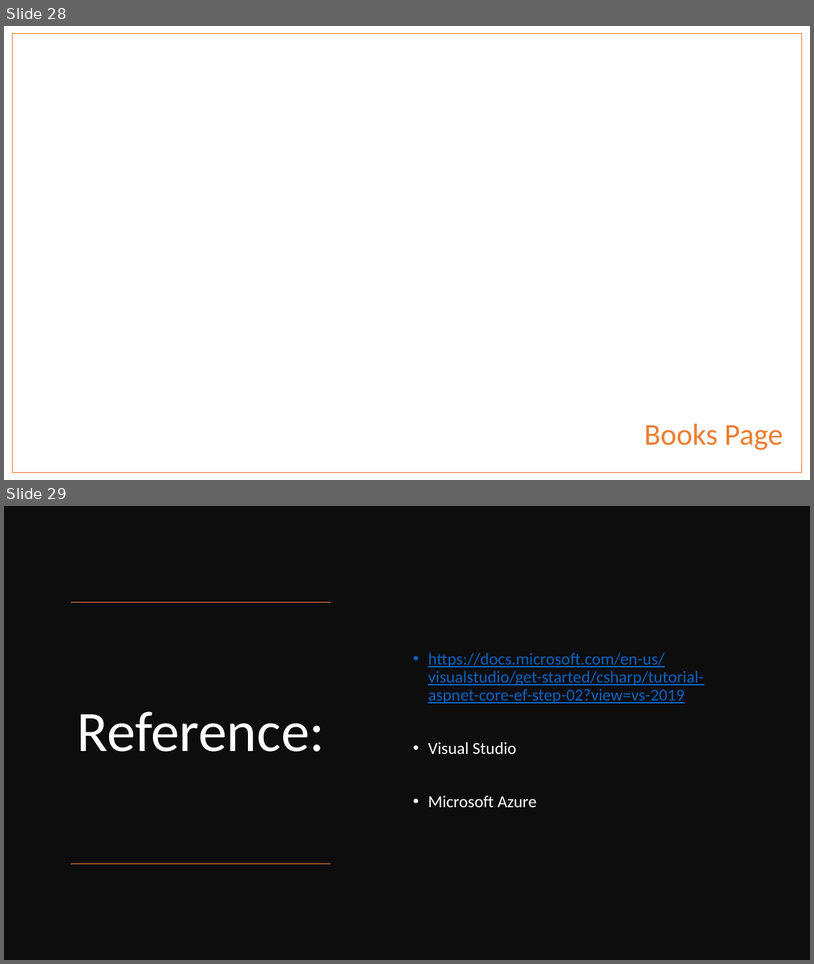
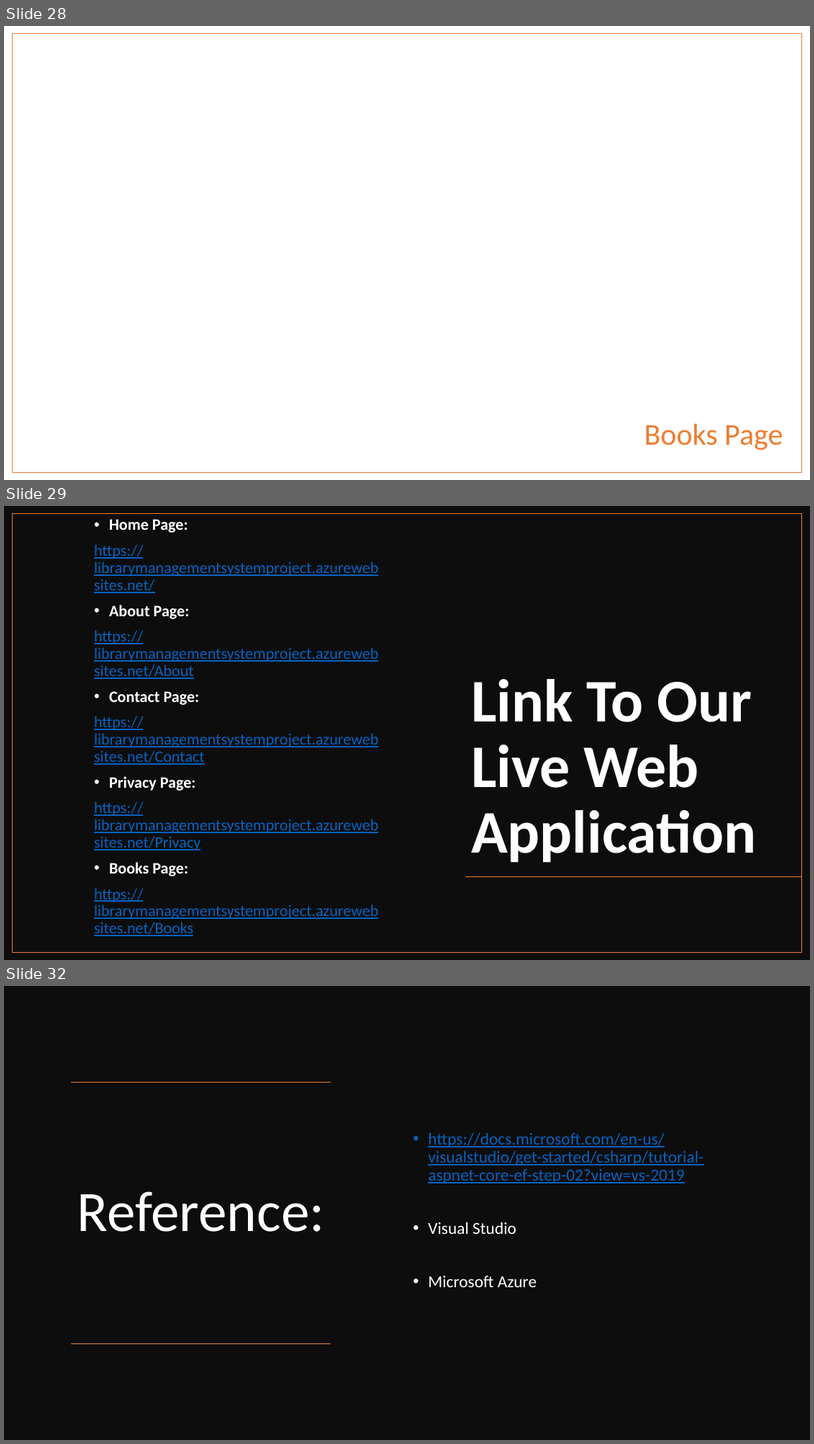
Before and after one commit to maitravpatel/LibraryManagementSystem-CSharp, a slide deck: Final Project of C#.pptx. Shown one above the other, each under a label of ours: slides 28 and 29 before the commit, slides 28, 29 and 32 after it; the slides between them are not shown. The pictures are 814x964 and 814x1444 pixels, drawn with LibreOffice and Linux fonts; fonts in the diff are those of the drawing; background and template pictures are left out. Boxes give left, top, right and bottom in pixels: in the first picture for what was removed or moved away, otherwise in the second. Text is boxed around its words. In the diff, an @@ line names an element or a change of style, - is before the commit and + after.

Commit message:
github and video link

```diff
--- a/Final Project of C#.pptx
+++ b/Final Project of C#.pptx
@@ slide 29 added at <box>4,506,810,960</box>, background #FFFFFF @@
@@ rectangle added at <box>4,506,810,960</box>, fill #0D0D0D @@
@@ rectangle added at <box>13,514,802,952</box>, outline #ED7D31 1 pt @@
@@ text added at <box>94,519,379,936</box>, 19 pt, text #0563C1, underline @@
+• Home Page:
+https://librarymanagementsystemproject.azurewebsites.net/
+• About Page:
+https://librarymanagementsystemproject.azurewebsites.net/About
+• Contact Page:
+https://librarymanagementsystemproject.azurewebsites.net/Contact
+• Privacy Page:
+https://librarymanagementsystemproject.azurewebsites.net/Privacy
+• Books Page:
+https://librarymanagementsystemproject.azurewebsites.net/Books
@@ title added at <box>471,679,757,862</box>, 72 pt, text #FFFFFF, bold @@
+Link To Our Live Web Application
@@ line added from (803, 876) to (466, 876), #ED7D31 1 pt @@
@@ what was slide 29 is now slide 32 @@
```
Also in this commit, not shown: 2 other slides added, 2 other files.
